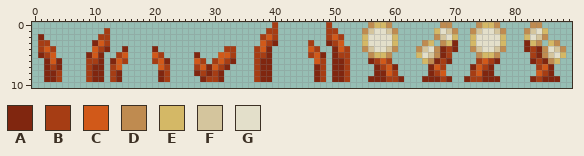
Sprite sheet -- Assets/Textures/Tiles/Myrdengrass.png. The first picture shows the starting point.
The file is 180x22 pixels, drawn in blocks of 2x2; one block is one cell here.
Palette (. is transparent): A #80260f  B #a63d14  C #d15919  D #bf8b50  E #d4b866  F #d4c59d  G #e3dfca
Pixels before, first column x 1:
 0 .......................................B........B......DEED........DD....DEED.....DD....
 1 ...........B..........................BB........BB....DFGGFD......EGFD..DFGGFD...DFGE...
 2 A.........BB.........................BCB........BCB...EGGGGE......DFGE..EGGGGE...EGFD...
 3 BB.......ACB.........................CBA.....B..ABC...EGGGGE....DE.DEA..EGGGGE...AED.ED.
 4 BCB......CBA..A....A...........BB...BCA......CB..ACB..DFGGFD...DFGDABA..DFGGFD...ABADGFD
 5 ABC.....ACA..BC....CB.....A...CCB...BBA......BCA.ABB...DEED....EGFDAB....DEED.....BADFGE
 6 .ACA....BBA.ACB....BCA....CB.BCBA...BAA.......CB.AAB...ABCB.....EDABA....BCBA.....ABADE.
 7 .ABA....BAA.BC......CB....BCACBA....BAA.......AB.AAB....ABCA.....ACB....ACBA.......BCA..
 8 .AAB....BAA.BA......AB....ABABA.....BAA.......AB.AAB....AACB.....ABC....BCAA.......CBA..
 9 .AAB....BAA.BA......AB.....ABBA.....BAA.......AB.AAB...AAABBA...AAABA..ABBAAA.....ABAAA.
The same view after the edit:
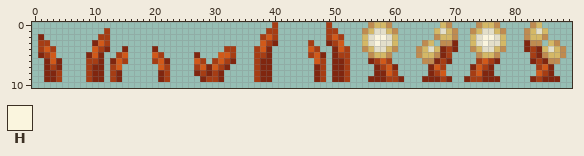
Colours new in this view: H #faf5de
The exact change:
Colour E becomes colour D in row 2 at x 70 and 82; in row 3 at x 69 and 83; in row 5 at x 64 and 88; in row 6 at x 65 and 87.
Colour D becomes colour E in row 0 at x 68 and 84; in row 4 at x 67 and 85.
Colour F becomes colour E in row 1 at x 56, 59, 69, 74, 77 and 83; in row 2 at x 68 and 84; in row 4 at x 56, 59, 65, 74, 77 and 87; in row 5 at x 66 and 86.
Colour G becomes colour E in row 2 at x 69 and 83; in row 5 at x 65 and 87.
Colour G becomes colour H in row 2 at x 57 to 58 and 75 to 76; in row 3 at x 57 and 75.
Changed places in both pictures, as pixel boxes (x1, y1, x2, y2):
changed: (416, 22, 500, 64)
changed: (524, 22, 566, 64)
changed: (368, 28, 392, 52)
